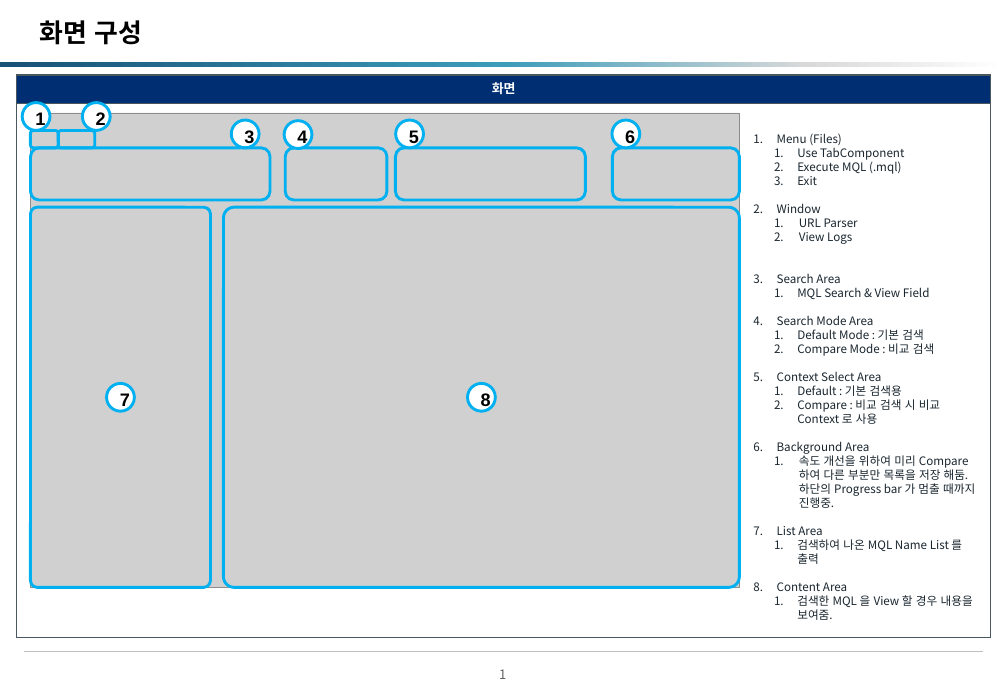
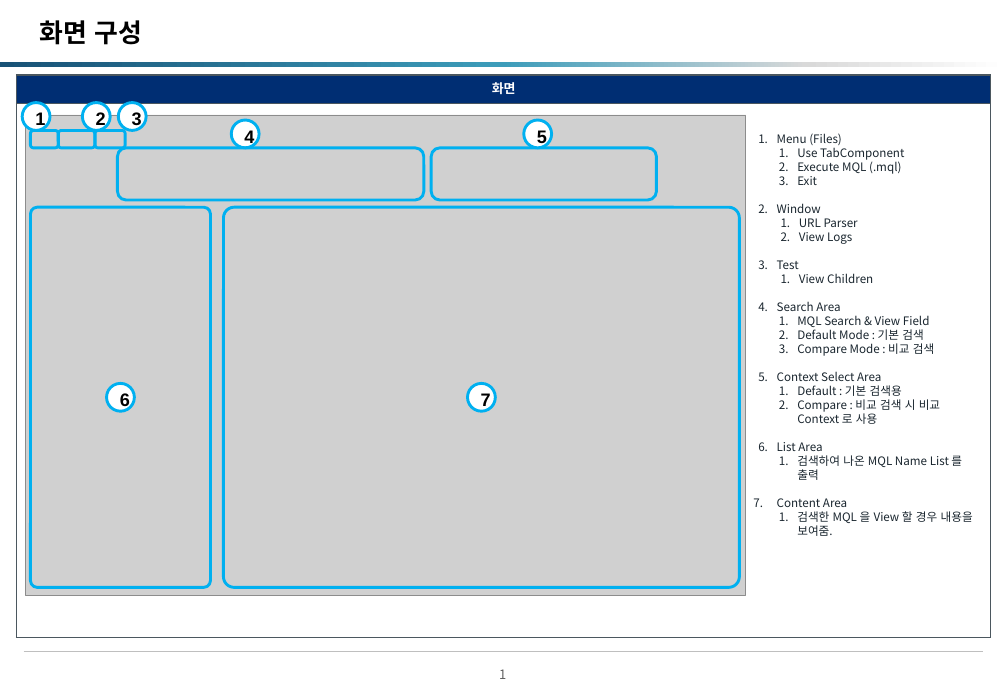
Before and after one commit to okskblug/sols, a slide deck: slide 2 of 2. MQL Viewer - README.pptx. Drawn at 1008x698 pixels with LibreOffice and Linux fonts; fonts in the diff are those of the drawing; grey boxes stand for pictures; background and template pictures are left out. Boxes give left, top, right and bottom in pixels: in the first picture for what was removed or moved away, otherwise in the second. Text is boxed around its words. In the diff, an @@ line names an element or a change of style, - is before the commit and + after.

```diff
--- a/2. MQL Viewer - README.pptx
+++ b/2. MQL Viewer - README.pptx
@@ picture: place and size @@
-picture at box(31, 113, 740, 587)
+picture at box(25, 115, 746, 596)
@@ ellipse "3": place and size @@
-ellipse "3" at box(232, 120, 260, 148)
+ellipse "3" at box(118, 102, 146, 130)
@@ rounded rectangle added at box(95, 130, 125, 148), outline #00B0F0 2.25 pt @@
@@ rounded rectangle: place and size @@
-rounded rectangle at box(31, 148, 270, 200)
+rounded rectangle at box(117, 148, 423, 200)
@@ ellipse "4": place and size @@
-ellipse "4" at box(284, 121, 312, 149)
+ellipse "4" at box(232, 120, 260, 148)
@@ rounded rectangle removed at box(286, 148, 387, 200) @@
@@ rounded rectangle: place and size @@
-rounded rectangle at box(396, 148, 585, 200)
+rounded rectangle at box(431, 148, 656, 200)
@@ ellipse "5": place and size @@
-ellipse "5" at box(396, 120, 423, 148)
+ellipse "5" at box(524, 120, 552, 148)
@@ rounded rectangle removed at box(612, 148, 739, 200) @@
@@ ellipse removed at box(612, 120, 640, 148) @@
-6
@@ text at box(777, 133, 973, 536): indent changed @@
@@ text at box(777, 260, 873, 283): paragraphs added @@
+3. Test
+  1. View Children
@@ text at box(777, 315, 873, 325): paragraph removed @@
-4. Search Mode Area
@@ text in ellipse at box(120, 392, 130, 410): text changed @@
-7
+6
@@ text in ellipse at box(481, 393, 491, 410): text changed @@
-8
+7
@@ text at box(777, 441, 975, 508): paragraphs removed @@
-6. Background Area
-  1. 속도 개선을 위하여 미리 Compare 하여 다른 부분만 목록을 저장 해둠. 하단의 Progress bar 가 멈출 때까지 진행중.
```
Also in this commit, not shown: 7 other slides changed, 1 other file.
